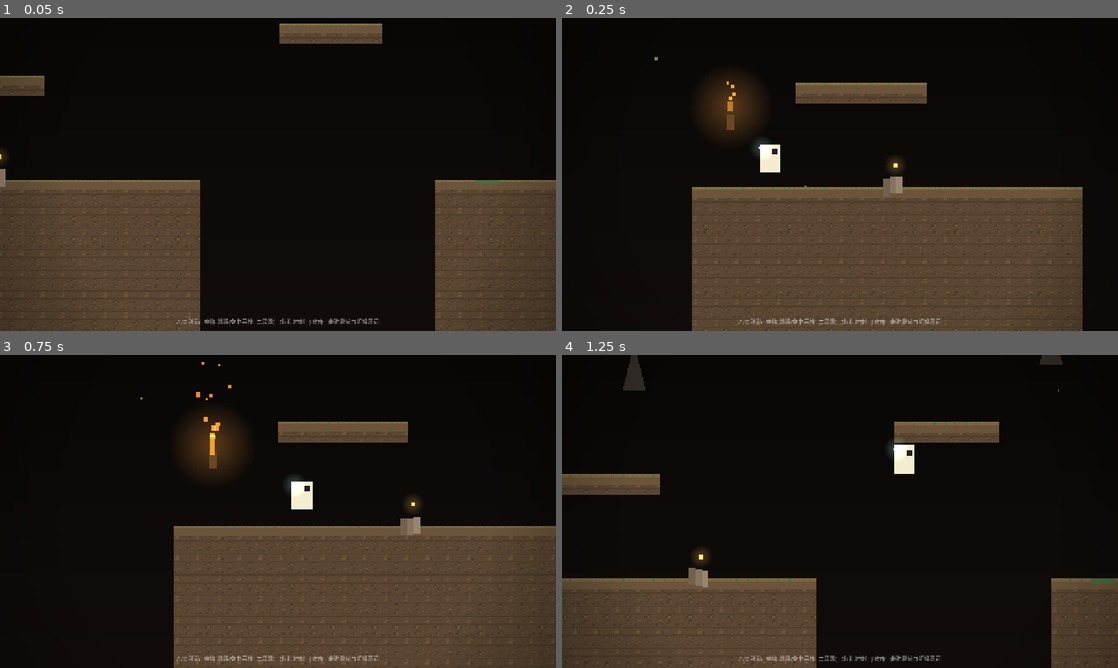
Above: before the commit, frames 1-4 (two rows, left to right).
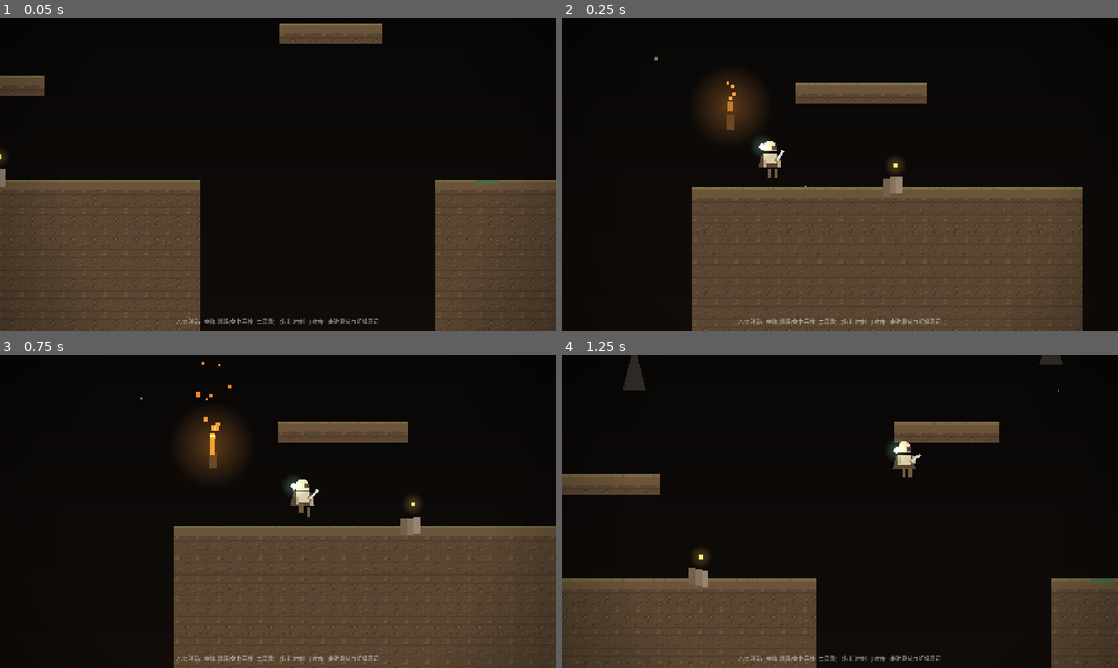
Above: after the commit, the same moments.

Repository: VesselPaper/symbiont
Game: Godot game, scene res://scenes/main.tscn
The game is run twice, just before and just after one commit, with the same random seed, the same clock (stepped at 60 frames per second) and the same inputs.
Inputs:
- Up to frame 1 (0.05 s): no input
- Up to frame 2 (0.25 s): no input
- Up to frame 3 (0.75 s): hold D (move_right) from 0.53 s (still down); tap J (attack) at 0.6 s
- Up to frame 4 (1.25 s): keep holding D (move_right); tap Space (jump) at 0.77, 1.07 s; tap Shift (dash) at 0.8 s

Frame 1 is identical in both runs. In frame 2, 0.4% of the frame differs, in the area x 35-40%, y 39-52%; in frame 3, 0.4%, in the area x 52-58%, y 39-52%; in frame 4, 0.4%.

Commit message:
feat: 主角程序化建模（兜帽/披风/四肢/短刃/共生体 + 走跑跳冲刺挥剑全套动画）；存档 CC0 素材包（Buch 地牢 tileset）备用

Diff:
--- a/client/scripts/player.gd
+++ b/client/scripts/player.gd
@@ -1,7 +1,8 @@
 class_name Player
 extends CharacterBody2D
-## 垂直切片手感验证 —— 玩家控制器
-## 移动 / 跳跃 / 二段跳 / 冲刺 / 攻击（全部参数可在编辑器调整）
+## 玩家控制器：移动 / 跳跃 / 二段跳 / 冲刺 / 攻击
+## 角色建模：程序化多部件（兜帽 + 披风 + 四肢 + 武器 + 共生体），带全套动画
+## 对应《美术风格与建模规划》3.1 主角；后续可用像素素材整体替换 $Visual
 
 @export_group("移动")
 @export var run_speed := 240.0          ## 最大跑速（px/s）
@@ -13,10 +14,10 @@
 @export var gravity := 1900.0           ## 基础重力
 @export var jump_velocity := -560.0     ## 跳跃初速
 @export var double_jump_velocity := -500.0 ## 二段跳初速
-@export var fall_gravity_mult := 1.5    ## 下落加速倍率（手感干脆）
+@export var fall_gravity_mult := 1.5    ## 下落加速倍率
 @export var low_jump_mult := 0.45       ## 轻按跳跃变矮
-@export var coyote_time := 0.1          ## 土狼时间（离开平台后仍可跳）
-@export var jump_buffer := 0.12         ## 跳跃输入缓冲（落地前提前按）
+@export var coyote_time := 0.1          ## 土狼时间
+@export var jump_buffer := 0.12         ## 跳跃输入缓冲
 
 @export_group("冲刺")
 @export var dash_speed := 760.0
@@ -24,39 +25,153 @@
 @export var dash_cooldown := 0.5
 
 @export_group("攻击")
-@export var attack_cooldown := 0.35     ## 攻击冷却（s）
-
+@export var attack_cooldown := 0.35
+
+# 状态
 var _jumps_left := 1
 var _coyote_timer := 0.0
 var _jump_buffer_timer := 0.0
 var _dash_timer := 0.0
 var _dash_cd_timer := 0.0
 var _attack_cd := 0.0
+var _swing_t := 0.0
 var _facing := 1
 var _dash_dir := Vector2.RIGHT
 
-# 美术动效状态
-var _squash := Vector2.ONE        ## 挤压拉伸（落地/起跳）
+# 动效状态
+var _squash := Vector2.ONE
 var _was_on_floor := true
-var _bob_t := 0.0                 ## 走路起伏相位
+var _walk_phase := 0.0
 var _land_dust: CPUParticles2D
 
+# 角色部件
+var _cloak: Polygon2D
+var _body: ColorRect
+var _leg_l: ColorRect
+var _leg_r: ColorRect
+var _arm_l: ColorRect
+var _arm_r: ColorRect
+var _hood: Polygon2D
+var _eye: ColorRect
+var _sword: Node2D
+var _sword_blade: ColorRect
+var _symbiont: Node2D
+
 
 func _ready() -> void:
-	# 落地尘土
 	_land_dust = VisualLib.make_dust_puff()
 	_land_dust.position = Vector2(0, -1)
 	add_child(_land_dust)
+	_build_visual()
+
+
+# ---------------- 角色建模（程序化） ----------------
+
+func _build_visual() -> void:
+	var vis: Node2D = $Visual
+	for c in vis.get_children():
+		c.free()
+
+	# 披风（最底层，下摆略宽）
+	_cloak = Polygon2D.new()
+	_cloak.polygon = PackedVector2Array([
+		Vector2(-6, -15), Vector2(6, -15), Vector2(9, -4), Vector2(-9, -4),
+	])
+	_cloak.color = Color(0.36, 0.29, 0.20, 0.95)
+	vis.add_child(_cloak)
+
+	# 身体（袍）
+	_body = ColorRect.new()
+	_body.offset_left = -5.0
+	_body.offset_top = -15.0
+	_body.offset_right = 5.0
+	_body.offset_bottom = -7.0
+	_body.color = Color(0.85, 0.80, 0.66)
+	vis.add_child(_body)
+
+	# 腿（两节，脚下沿=地面）
+	_leg_l = ColorRect.new()
+	_leg_l.offset_left = -1.5
+	_leg_l.offset_top = -3.5
+	_leg_l.offset_right = 1.5
+	_leg_l.offset_bottom = 3.5
+	_leg_l.color = Color(0.42, 0.36, 0.25)
+	_leg_l.position = Vector2(-2.5, -3.5)
+	vis.add_child(_leg_l)
+	_leg_r = _leg_l.duplicate()
+	_leg_r.position = Vector2(2.5, -3.5)
+	vis.add_child(_leg_r)
+
+	# 手臂（肩部枢轴）
+	_arm_l = ColorRect.new()
+	_arm_l.offset_left = -1.25
+	_arm_l.offset_top = -3.0
+	_arm_l.offset_right = 1.25
+	_arm_l.offset_bottom = 3.0
+	_arm_l.color = Color(0.72, 0.66, 0.52)
+	_arm_l.position = Vector2(-5.5, -10.5)
+	vis.add_child(_arm_l)
+	_arm_r = _arm_l.duplicate()
+	_arm_r.position = Vector2(5.5, -10.5)
+	vis.add_child(_arm_r)
+
+	# 兜帽（多边形）
+	_hood = Polygon2D.new()
+	_hood.polygon = PackedVector2Array([
+		Vector2(-5, -16.5), Vector2(-4.5, -22.5), Vector2(-2, -24.5),
+		Vector2(2, -24.5), Vector2(4.5, -22.5), Vector2(5, -16.5),
+	])
+	_hood.color = Color(0.91, 0.86, 0.71)
+	vis.add_child(_hood)
+
+	# 面部暗区 + 眼
+	var face := ColorRect.new()
+	face.offset_left = 1.5
+	face.offset_top = -21.0
+	face.offset_right = 4.5
+	face.offset_bottom = -17.5
+	face.color = Color(0.35, 0.30, 0.24)
+	vis.add_child(face)
+	_eye = ColorRect.new()
+	_eye.offset_left = 2.5
+	_eye.offset_top = -20.0
+	_eye.offset_right = 3.5
+	_eye.offset_bottom = -19.0
+	_eye.color = Color(0.13, 0.12, 0.16)
+	vis.add_child(_eye)
+
+	# 武器（短刃，握持枢轴）
+	_sword = Node2D.new()
+	_sword.position = Vector2(5.5, -9.5)
+	var guard := ColorRect.new()
+	guard.offset_left = -2.0
+	guard.offset_top = -1.0
+	guard.offset_right = 2.0
+	guard.offset_bottom = 1.0
+	guard.color = Color(0.63, 0.47, 0.27)
+	_sword.add_child(guard)
+	_sword_blade = ColorRect.new()
+	_sword_blade.offset_left = -1.0
+	_sword_blade.offset_top = -9.0
+	_sword_blade.offset_right = 1.0
+	_sword_blade.offset_bottom = 0.0
+	_sword_blade.color = Color(0.83, 0.86, 0.84)
+	_sword.add_child(_sword_blade)
+	_sword.rotation = 0.55
+	vis.add_child(_sword)
+
 	# 肩上共生体（发光小精灵）
-	var sib := Node2D.new()
-	sib.position = Vector2(-6, -19)
+	_symbiont = Node2D.new()
+	_symbiont.position = Vector2(-6, -19)
 	var orb := Polygon2D.new()
 	orb.polygon = PackedVector2Array([Vector2(0, -3), Vector2(3, 0), Vector2(0, 3), Vector2(-3, 0)])
 	orb.color = Color(0.85, 0.98, 0.9)
-	sib.add_child(orb)
-	sib.add_child(VisualLib.make_glow(10.0, Color(0.6, 0.95, 0.85), 0.30))
-	$Visual.add_child(sib)
-
+	_symbiont.add_child(orb)
+	_symbiont.add_child(VisualLib.make_glow(10.0, Color(0.6, 0.95, 0.85), 0.30))
+	vis.add_child(_symbiont)
+
+
+# ---------------- 物理 ----------------
 
 func _physics_process(delta: float) -> void:
 	_tick_timers(delta)
@@ -76,7 +191,7 @@
 		_start_dash()
 		return
 
-	# 攻击（冲刺判定之后，保证冲刺时不被打断）
+	# 攻击（冲刺判定之后）
 	if Input.is_action_just_pressed("attack") and _attack_cd <= 0.0:
 		_do_attack()
 
@@ -84,7 +199,7 @@
 	if input_dir != 0.0:
 		_facing = 1 if input_dir > 0.0 else -1
 
-	# 重力：下落加速 / 轻按跳跃变矮
+	# 重力
 	var g := gravity
 	if velocity.y > 0.0:
 		g *= fall_gravity_mult
@@ -122,16 +237,57 @@
 		_land_dust.restart()
 	_was_on_floor = is_on_floor()
 
-	# 动效：挤压回弹 + 走路起伏 + 朝向翻转
+
+# ---------------- 动画（每帧，覆盖冲刺/攻击姿态） ----------------
+
+func _process(delta: float) -> void:
+	var vis: Node2D = $Visual
+	var t := Time.get_ticks_msec() / 1000.0
+
+	# 挤压回弹
 	_squash = _squash.lerp(Vector2.ONE, minf(1.0, 14.0 * delta))
-	var bob := 0.0
-	if is_on_floor() and absf(velocity.x) > 20.0:
-		_bob_t += delta * 11.0
-		bob = -absf(sin(_bob_t)) * 1.5
-	var vis: Node2D = $Visual
-	vis.scale = Vector2(_facing * _squash.x, _squash.y)
-	vis.position.y = lerpf(vis.position.y, bob, minf(1.0, 18.0 * delta))
-
+
+	# 姿态：走路 / 跳跃 / 待机
+	var moving := is_on_floor() and absf(velocity.x) > 20.0
+	if moving:
+		_walk_phase += delta * 11.0
+		_leg_l.position.y = -3.5 - maxf(0.0, sin(_walk_phase)) * 2.5
+		_leg_r.position.y = -3.5 - maxf(0.0, sin(_walk_phase + PI)) * 2.5
+		_arm_l.position.y = -10.5 + sin(_walk_phase + PI) * 1.2
+		_arm_r.position.y = -10.5 + sin(_walk_phase) * 1.2
+		_sword.rotation = 0.55 + sin(_walk_phase) * 0.1
+	elif not is_on_floor():
+		_leg_l.position = Vector2(-2.5, -5.0)
+		_leg_r.position = Vector2(2.5, -5.0)
+		_arm_l.position = Vector2(-5.5, -14.5)
+		_arm_r.position = Vector2(5.5, -14.5)
+		_sword.rotation = lerpf(_sword.rotation, 0.9, 0.2)
+	else:
+		_leg_l.position = _leg_l.position.lerp(Vector2(-2.5, -3.5), 0.25)
+		_leg_r.position = _leg_r.position.lerp(Vector2(2.5, -3.5), 0.25)
+		_arm_l.position = _arm_l.position.lerp(Vector2(-5.5, -10.5), 0.25)
+		_arm_r.position = _arm_r.position.lerp(Vector2(5.5, -10.5), 0.25)
+		_sword.rotation = lerpf(_sword.rotation, 0.55, 0.15)
+
+	# 呼吸 + 共生体漂浮
+	_body.scale.y = 1.0 + 0.02 * sin(t * 2.0)
+	_symbiont.position.y = -19.0 + sin(t * 1.6) * 1.5
+
+	# 冲刺前倾
+	vis.rotation = lerpf(vis.rotation, 0.12 * _facing if _dash_timer > 0.0 else 0.0, 0.2)
+
+	# 攻击挥剑
+	var scale_x := _facing * _squash.x
+	if _swing_t > 0.0:
+		_swing_t = maxf(_swing_t - delta, 0.0)
+		var prog := 1.0 - _swing_t / 0.12
+		_sword.rotation = lerpf(-1.5, 0.7, prog)
+		scale_x = _facing * (1.0 + 0.06 * prog)
+	vis.scale = Vector2(scale_x, _squash.y)
+	vis.position.y = lerpf(vis.position.y, 0.0, minf(1.0, 18.0 * delta))
+
+
+# ---------------- 工具 ----------------
 
 func _tick_timers(delta: float) -> void:
 	_coyote_timer = maxf(_coyote_timer - delta, 0.0)
@@ -155,6 +311,7 @@
 
 func _do_attack() -> void:
 	_attack_cd = attack_cooldown
+	_swing_t = 0.12
 	var hitbox: Area2D = $AttackHitbox
 	hitbox.scale.x = _facing
 	hitbox.monitoring = true
Binary file added: client/assets/vendor/buch_dungeon/dungeon_tiles.png
Not shown, added: client/assets/vendor/buch_dungeon/dungeon_tiles.png.import
Not shown, added: client/assets/vendor/buch_dungeon/README.md
